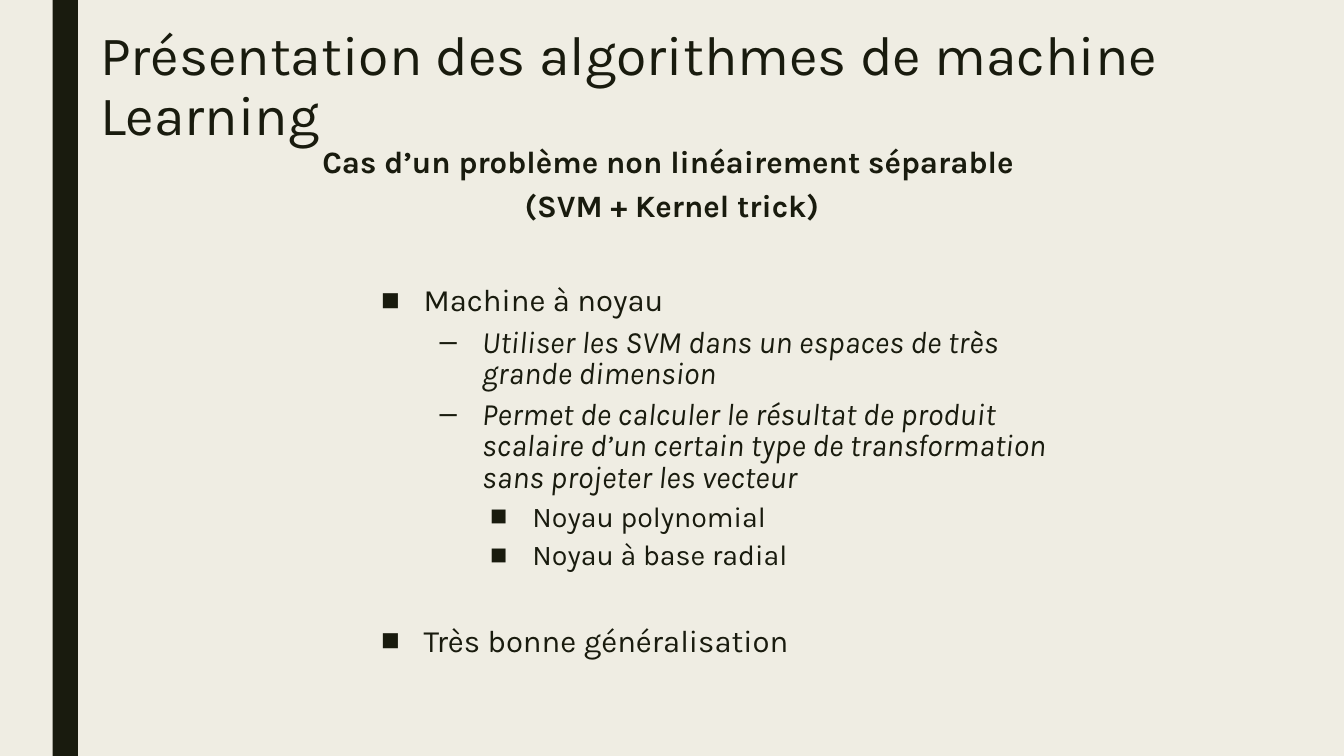
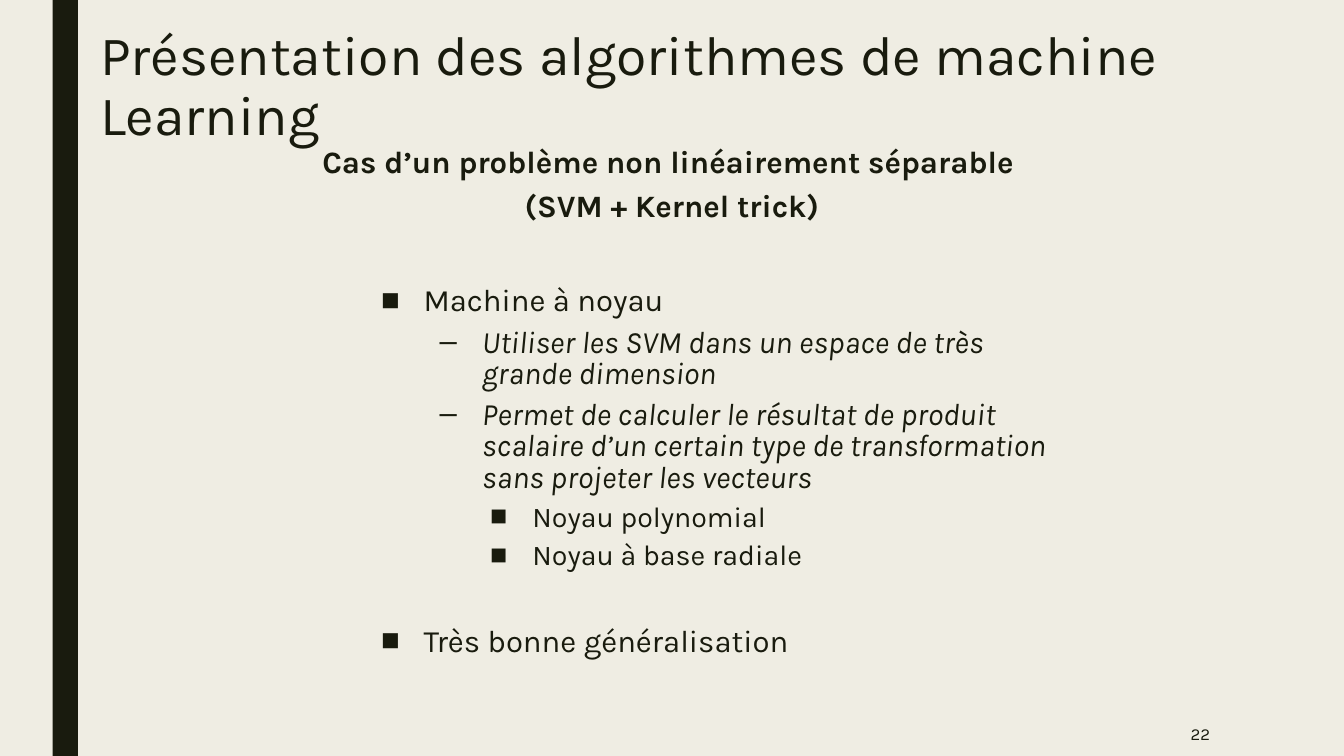
Before and after one commit to natane07/PA-MachineLearning-3ESGI, a slide deck: slide 22 of Project/Docs/Slides/PPT_PA.pptx. Drawn at 1344x756 pixels with LibreOffice and Linux fonts; fonts in the diff are those of the drawing. Boxes give left, top, right and bottom in pixels: in the first picture for what was removed or moved away, otherwise in the second. Text is boxed around its words. In the diff, an @@ line names an element or a change of style, - is before the commit and + after.

```diff
--- a/Project/Docs/Slides/PPT_PA.pptx
+++ b/Project/Docs/Slides/PPT_PA.pptx
@@ text at <box>482,330,1046,495</box>: text changed @@
-  – Utiliser les SVM dans un espaces de très grande dimension
-  – Permet de calculer le résultat de produit scalaire d’un certain type de transformation sans projeter les vecteur
+  – Utiliser les SVM dans un espace de très grande dimension
+  – Permet de calculer le résultat de produit scalaire d’un certain type de transformation sans projeter les vecteurs
@@ text at <box>532,543,802,572</box>: text changed @@
-    ■ Noyau à base radial
+    ■ Noyau à base radiale
@@ page number added at <box>1191,729,1210,740</box>, 12 pt, text #191B0E @@
+22
```
Also in this commit, not shown: 41 other slides changed, 1 other file.
